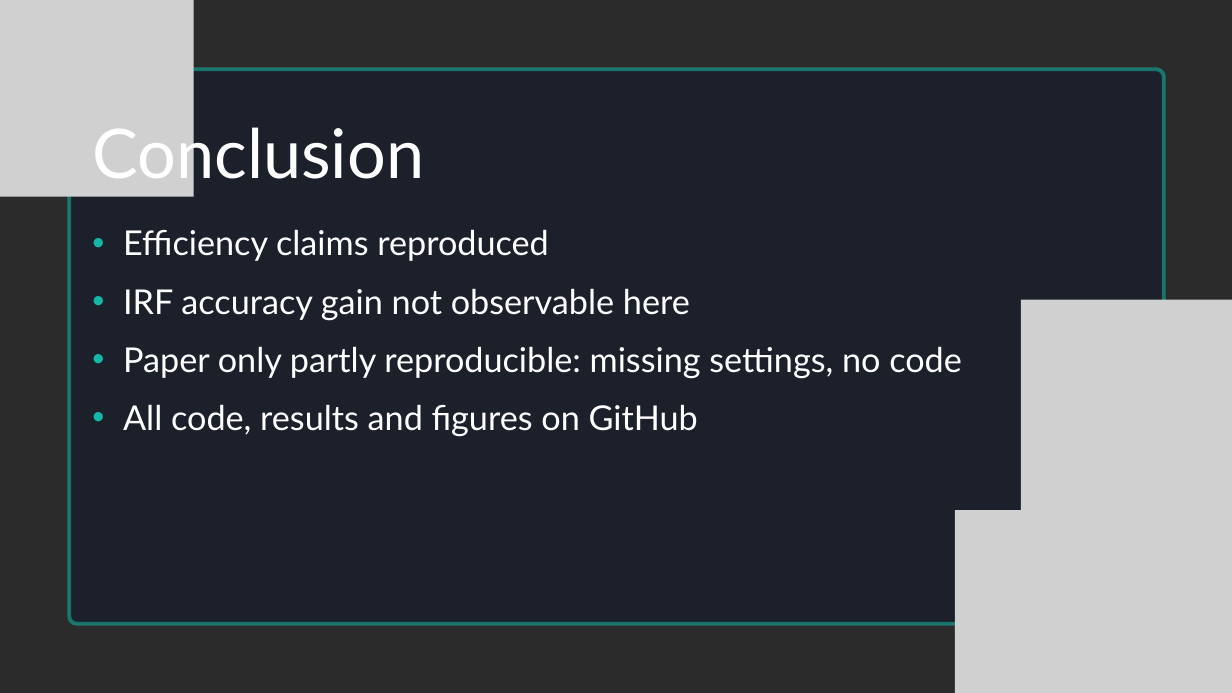
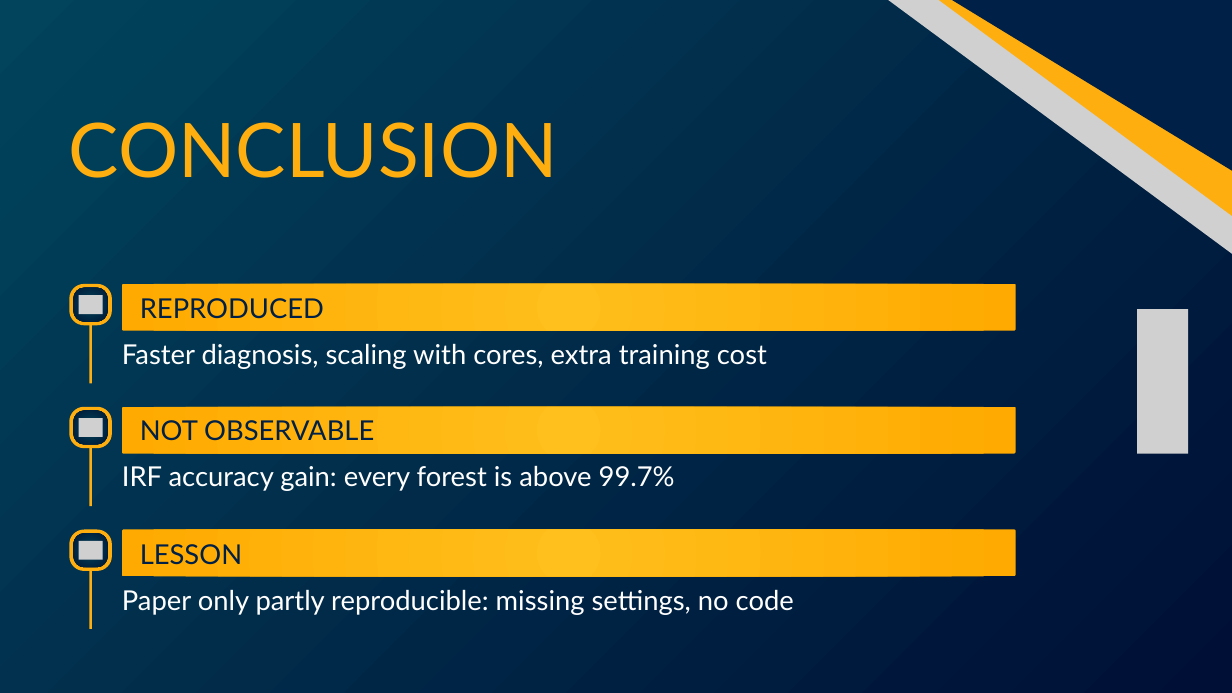
Before and after one commit to amnaaljasmi701/ai508-bearing-irf-reproduction, a slide deck: slide 18 of report/AI508_A2_Presentation.pptx. Drawn at 1232x693 pixels with LibreOffice and Linux fonts; fonts in the diff are those of the drawing; grey boxes stand for pictures; background and template pictures are left out; a plain dark background stands for a picture behind light text. Boxes give left, top, right and bottom in pixels: in the first picture for what was removed or moved away, otherwise in the second. Text is boxed around its words. In the diff, an @@ line names an element or a change of style, - is before the commit and + after.

```diff
--- a/report/AI508_A2_Presentation.pptx
+++ b/report/AI508_A2_Presentation.pptx
@@ background picture (left out) to gradient #01445C to #000F35 @@
@@ picture removed at box(0, 0, 193, 197) @@
@@ freeform shape added at box(462, 0, 1232, 527), fill #FFAE10 @@
@@ freeform shape added at box(469, 0, 1232, 468), fill #012047 @@
@@ picture added at box(686, 0, 1232, 563) @@
@@ freeform shape removed at box(69, 69, 1164, 623) @@
@@ text at box(69, 122, 558, 178): text changed; size 80 to 88 pt; text colour #FFFFFF to #FFAE10 @@
-Conclusion
+CONCLUSION
@@ text removed at box(123, 229, 962, 437) @@
-• Efficiency claims reproduced
-• IRF accuracy gain not observable here
-• Paper only partly reproducible: missing settings, no code
-• All code, results and figures on GitHub
@@ freeform shape added at box(69, 284, 111, 325), fill #FFAE10 @@
@@ freeform shape added at box(73, 288, 108, 322), fill gradient #01445C to #001735 @@
@@ picture added at box(78, 295, 102, 314) @@
@@ freeform shape added at box(122, 284, 1016, 331), fill gradient #FFBF1C to #FFAA00 @@
@@ text added at box(140, 298, 324, 319), 32 pt, text #012047 @@
+REPRODUCED
@@ picture removed at box(1021, 299, 1232, 511) @@
@@ line added from (91, 322) to (91, 383), #FFAE10 3 pt @@
@@ picture added at box(1137, 309, 1188, 454) @@
@@ text added at box(122, 343, 767, 369), 32 pt, text #FFFFFF @@
+Faster diagnosis, scaling with cores, extra training cost
@@ freeform shape added at box(69, 407, 111, 448), fill #FFAE10 @@
@@ freeform shape added at box(73, 410, 108, 444), fill gradient #01445C to #001735 @@
@@ picture added at box(78, 418, 102, 437) @@
@@ freeform shape added at box(122, 407, 1016, 453), fill gradient #FFBF1C to #FFAA00 @@
@@ line added from (91, 445) to (91, 506), #FFAE10 3 pt @@
@@ text added at box(140, 420, 374, 441), 32 pt, text #012047 @@
+NOT OBSERVABLE
@@ text added at box(122, 465, 675, 491), 32 pt, text #FFFFFF @@
+IRF accuracy gain: every forest is above 99.7%
@@ freeform shape added at box(69, 530, 111, 571), fill #FFAE10 @@
@@ freeform shape added at box(73, 533, 108, 567), fill gradient #01445C to #001735 @@
@@ freeform shape added at box(122, 530, 1016, 577), fill gradient #FFBF1C to #FFAA00 @@
@@ picture removed at box(955, 510, 1232, 693) @@
@@ picture added at box(78, 541, 102, 560) @@
@@ line added from (91, 567) to (91, 629), #FFAE10 3 pt @@
@@ text added at box(140, 544, 242, 565), 32 pt, text #012047 @@
+LESSON
@@ text added at box(122, 589, 794, 615), 32 pt, text #FFFFFF @@
+Paper only partly reproducible: missing settings, no code
```
Also in this commit, not shown: 17 other slides changed, 1 slide added, 1 slide removed, 8 other files.
